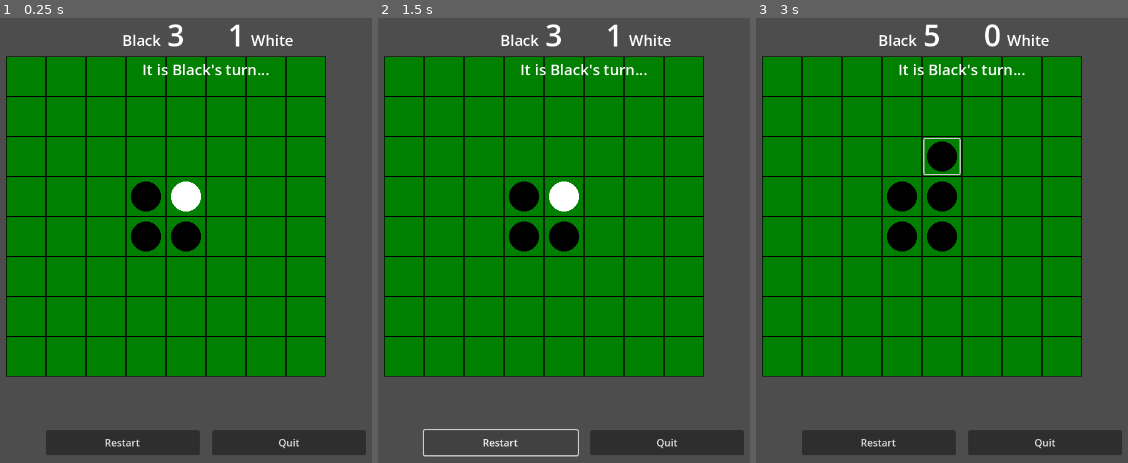
Above: before the commit, frames 1-3 (left to right).
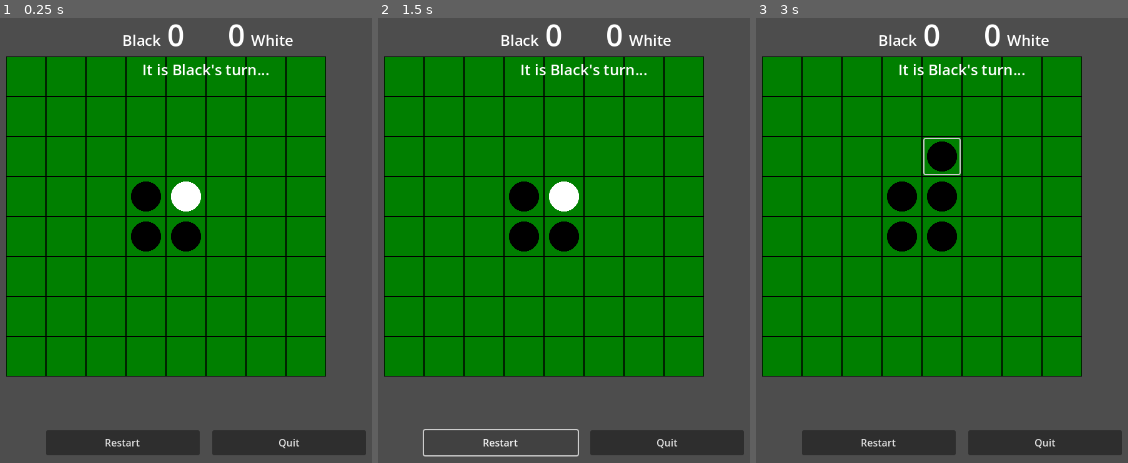
Above: after the commit, the same moments.

Repository: phrasmotica/othello
Game: Godot game, scene res://scenes/game_test.tscn
Two runs of this game, one before a commit and one after it. Both use one fixed random seed, a clock stepped at 60 frames per second and the inputs below. This scene is started directly instead of the project's main scene.
Inputs (mouse positions are in pixels of both pictures, inside the frame that each line leads up to):
- Up to frame 1 (0.25 s): no input
- Up to frame 2 (1.5 s): click "Restart" at 0.5 s; click "Restart" at 1.25 s
- Up to frame 3 (3 s): click "Restart" at 2 s; click (942, 155) at 2.77 s

The runs differ from the first frame. In frame 1, 0.2% of the frame differs, in the area x 45-66%, y 1-7%; in frame 2, 0.2%; in frame 3, less than 0.1%.

Commit message:
Move scoring responsibility outside of board scene

Diff:
--- a/scenes/game.tscn
+++ b/scenes/game.tscn
@@ -1,10 +1,11 @@
-[gd_scene load_steps=6 format=3 uid="uid://dskbe0sonplca"]
+[gd_scene load_steps=7 format=3 uid="uid://dskbe0sonplca"]
 
 [ext_resource type="PackedScene" uid="uid://c5cc76vukx7db" path="res://scenes/board.tscn" id="1_8kvr6"]
 [ext_resource type="Script" path="res://scripts/debug_handler.gd" id="1_bl16d"]
 [ext_resource type="PackedScene" uid="uid://dbt4l8heggobx" path="res://scenes/score_ui.tscn" id="2_b5ltn"]
 [ext_resource type="Script" path="res://scripts/turn_tracker.gd" id="2_qmtkb"]
 [ext_resource type="PackedScene" uid="uid://most7j8bx8hc" path="res://scenes/game_buttons.tscn" id="3_cbeyc"]
+[ext_resource type="Script" path="res://scripts/othello_score.gd" id="3_rlcrk"]
 
 [node name="Game" type="Node2D"]
 
@@ -13,6 +14,10 @@
 
 [node name="TurnTracker" type="Node" parent="." node_paths=PackedStringArray("board")]
 script = ExtResource("2_qmtkb")
+board = NodePath("../Board")
+
+[node name="OthelloScore" type="Node" parent="." node_paths=PackedStringArray("board")]
+script = ExtResource("3_rlcrk")
 board = NodePath("../Board")
 
 [node name="Board" parent="." node_paths=PackedStringArray("turn_tracker", "score_ui", "game_buttons", "debug_handler") instance=ExtResource("1_8kvr6")]
@@ -32,10 +37,10 @@
 grow_vertical = 2
 mouse_filter = 2
 
-[node name="ScoreUI" parent="UICanvas/MarginContainer" node_paths=PackedStringArray("board", "turn_tracker") instance=ExtResource("2_b5ltn")]
+[node name="ScoreUI" parent="UICanvas/MarginContainer" node_paths=PackedStringArray("score", "turn_tracker") instance=ExtResource("2_b5ltn")]
 layout_mode = 2
 size_flags_vertical = 0
-board = NodePath("../../../Board")
+score = NodePath("../../../OthelloScore")
 turn_tracker = NodePath("../../../TurnTracker")
 
 [node name="GameButtons" parent="UICanvas/MarginContainer" instance=ExtResource("3_cbeyc")]
--- a/scripts/board.gd
+++ b/scripts/board.gd
@@ -51,7 +51,7 @@
 @onready
 var placement_calculator: PlacementCalculator = %PlacementCalculator
 
-signal score_changed(black_score: int, white_score: int)
+signal state_changed(data: BoardStateData)
 signal no_plays_available(colour: BoardCell.CounterType)
 signal board_reset
 
@@ -63,7 +63,7 @@
 	if score_ui:
 		score_ui.ready.connect(_handle_score_ui_ready)
 
-	board_state.score_changed.connect(score_changed.emit)
+	board_state.state_changed.connect(state_changed.emit)
 
 	if not Engine.is_editor_hint():
 		if turn_tracker:
@@ -111,12 +111,10 @@
 		cell_data_pool.next_colour = colour
 
 func _handle_score_ui_ready() -> void:
-	board_state.update_score()
+	if board_state:
+		board_state.broadcast()
 
 func _handle_restarted() -> void:
-	if board_state:
-		board_state.reset_board()
-
 	if board_creator:
 		board_creator.inject(initial_state)
 
--- a/scripts/board_state.gd
+++ b/scripts/board_state.gd
@@ -4,32 +4,20 @@
 @export
 var board_creator: BoardCreator
 
-var _counters := {}
+var _current_state: BoardStateData
 
-signal score_changed(black_score: int, white_score: int)
+signal state_changed(data: BoardStateData)
 
 func _ready() -> void:
+	_current_state = BoardStateData.new()
+
 	if board_creator:
 		board_creator.cell_counter_changed.connect(_handle_cell_counter_changed)
 
-func update_score() -> void:
-	var black_score := 0
-	var white_score := 0
+func _handle_cell_counter_changed(index: int, data: BoardCellData) -> void:
+	_current_state.set_cell(index, data)
 
-	for v: BoardCellData in _counters.values():
-		if v.is_white():
-			white_score += 1
-		elif v.is_black():
-			black_score += 1
+	broadcast()
 
-	score_changed.emit(black_score, white_score)
-
-func _handle_cell_counter_changed(index: int, data: BoardCellData) -> void:
-	_counters[index] = data
-
-	update_score()
-
-func reset_board() -> void:
-	_counters.clear()
-
-	update_score()
+func broadcast() -> void:
+	state_changed.emit(_current_state)
--- a/scripts/board_state_data.gd
+++ b/scripts/board_state_data.gd
@@ -2,9 +2,12 @@
 class_name BoardStateData extends Resource
 
 @export
-var cells_data: Dictionary:
+var cells_data := {}:
 	set(value):
 		if cells_data != value:
 			cells_data = value
 
 			emit_changed()
+
+func set_cell(key: int, data: BoardCellData) -> void:
+	cells_data[key] = data
--- /dev/null
+++ b/scripts/othello_score.gd
@@ -0,0 +1,26 @@
+@tool
+class_name OthelloScore extends Node
+
+@export
+var board: Board
+
+signal score_changed(black_score: int, white_score: int)
+
+func _ready() -> void:
+	if board:
+		board.state_changed.connect(_handle_state_changed)
+
+func update_score(data: BoardStateData) -> void:
+	var black_score := 0
+	var white_score := 0
+
+	for v: BoardCellData in data.cells_data.values():
+		if v.is_white():
+			white_score += 1
+		elif v.is_black():
+			black_score += 1
+
+	score_changed.emit(black_score, white_score)
+
+func _handle_state_changed(data: BoardStateData) -> void:
+	update_score(data)
--- a/scripts/score_ui.gd
+++ b/scripts/score_ui.gd
@@ -2,7 +2,7 @@
 class_name ScoreUI extends VBoxContainer
 
 @export
-var board: Board
+var score: OthelloScore
 
 @export
 var turn_tracker: TurnTracker
@@ -22,8 +22,8 @@
 }
 
 func _ready() -> void:
-	if board:
-		board.score_changed.connect(_update_ui)
+	if score:
+		score.score_changed.connect(_update_ui)
 
 	if turn_tracker:
 		turn_tracker.next_colour_changed.connect(_handle_next_colour_changed)
